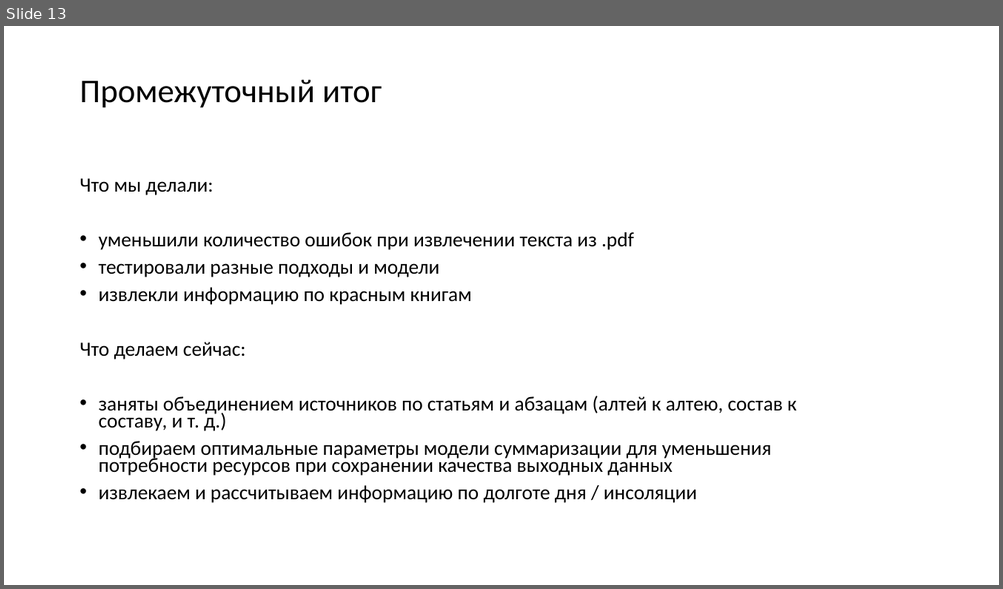
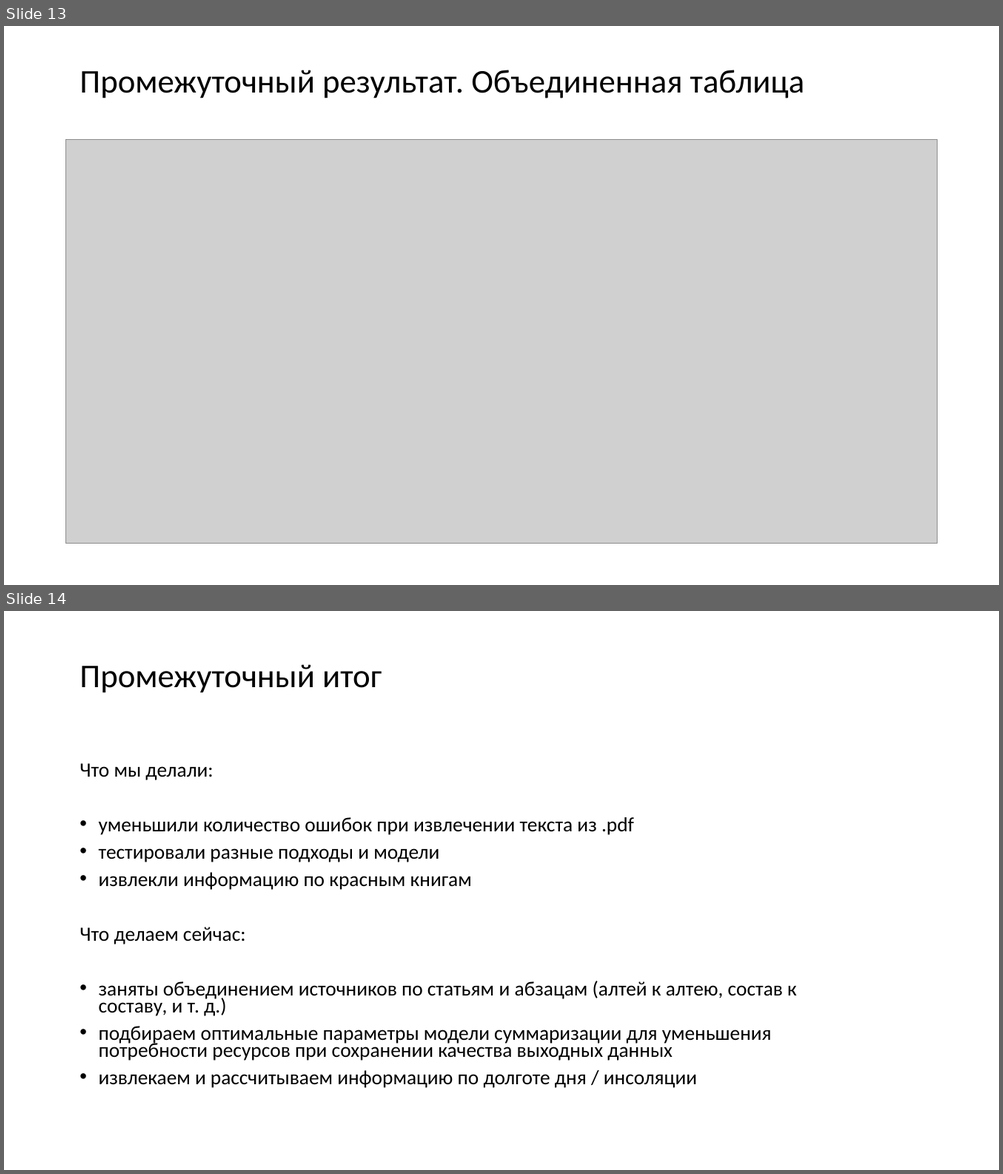
Before and after one commit to MikhailDemin/pet_projects, a slide deck: M4_Team_Hackathon_05_2023_Plant_Box_case_solution/result/Презентация M4 Team для ООО Солюшн.pptx. Shown one above the other, each under a label of ours: slide 13 before the commit, slides 13 and 14 after it. The pictures are 1003x589 and 1003x1174 pixels, drawn with LibreOffice and Linux fonts; fonts in the diff are those of the drawing; grey boxes stand for pictures. Boxes give left, top, right and bottom in pixels: in the first picture for what was removed or moved away, otherwise in the second. Text is boxed around its words. In the diff, an @@ line names an element or a change of style, - is before the commit and + after.

Commit message:
M4_Team_Plant_Box_case_solution_files_update

```diff
--- a/M4_Team_Hackathon_05_2023_Plant_Box_case_solution/result/Презентация M4 Team для ООО Солюшн.pptx
+++ b/M4_Team_Hackathon_05_2023_Plant_Box_case_solution/result/Презентация M4 Team для ООО Солюшн.pptx
@@ slide 13 added at [4, 26, 999, 585], background #FFFFFF @@
@@ title added at [79, 70, 805, 99], 32 pt, text #000000 @@
+Промежуточный результат. Объединенная таблица
@@ picture added at [66, 139, 937, 544] @@
@@ what was slide 13 is now slide 14 @@
```
